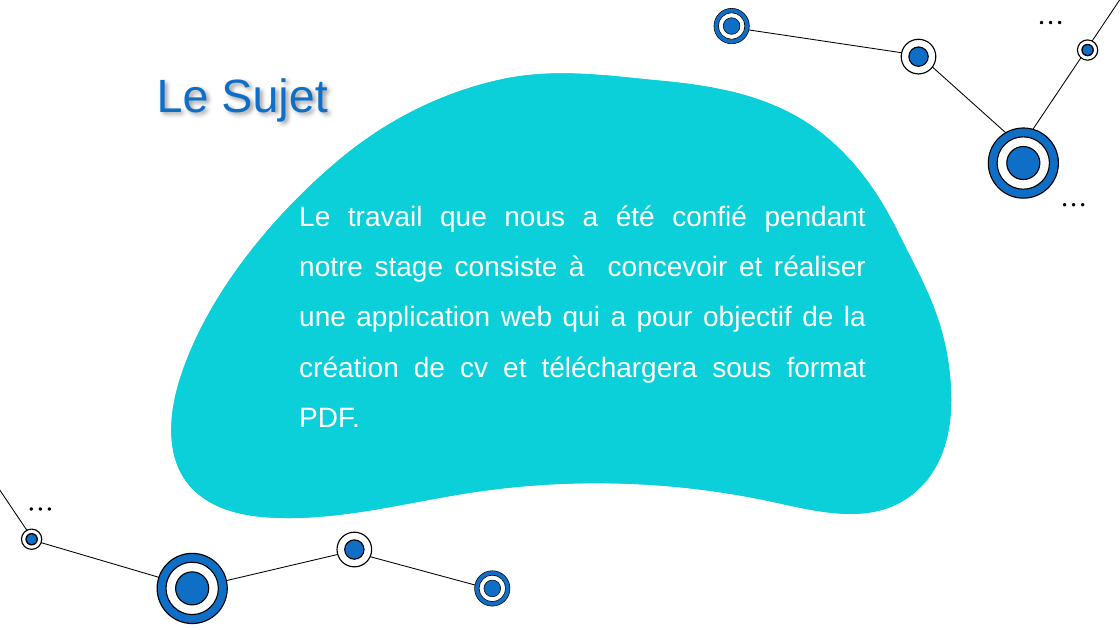
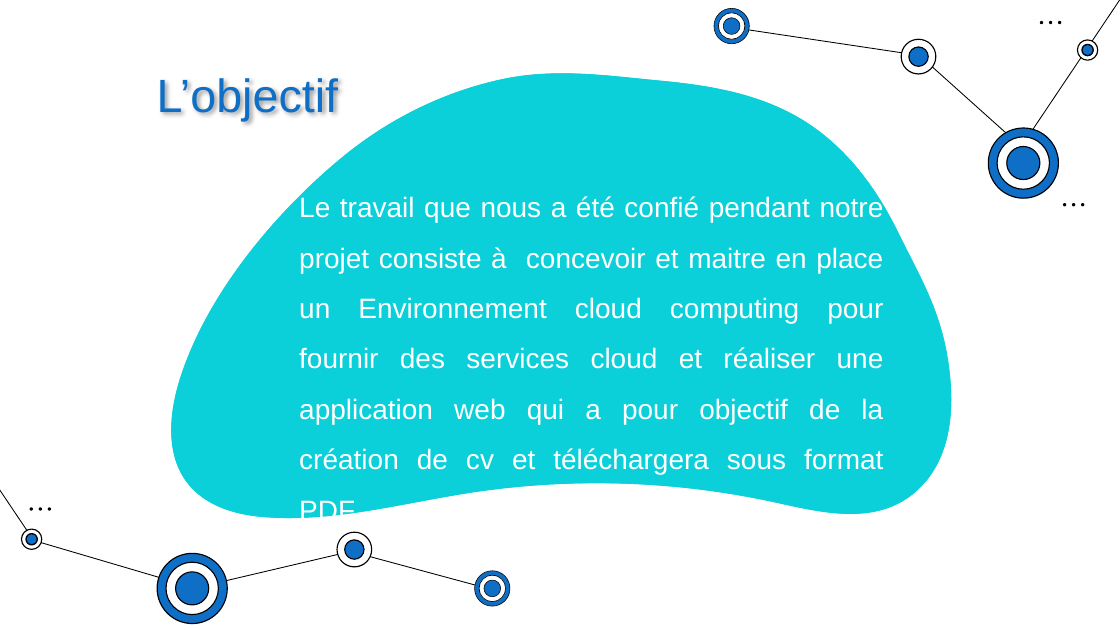
Before and after one commit to muhamedoufi/rapport-cloud, a slide deck: slide 5 of Presentation_cv.pptx (slide 11 before the commit). Drawn at 1120x630 pixels with LibreOffice and Linux fonts; fonts in the diff are those of the drawing. Boxes give left, top, right and bottom in pixels: in the first picture for what was removed or moved away, otherwise in the second. Text is boxed around its words. In the diff, an @@ line names an element or a change of style, - is before the commit and + after.

```diff
--- a/Presentation_cv.pptx
+++ b/Presentation_cv.pptx
@@ text at <box>157,78,338,121</box>: text changed @@
-Le Sujet
+L’objectif
@@ subtitle at <box>299,195,884,525</box>: text changed @@
-Le travail que nous a été confié pendant notre stage consiste à concevoir et réaliser une application web qui a pour objectif de la création de cv et téléchargera sous format PDF.
+Le travail que nous a été confié pendant notre projet consiste à concevoir et maitre en place un Environnement cloud computing pour fournir des services cloud et réaliser une application web qui a pour objectif de la création de cv et téléchargera sous format PDF.
```
Also in this commit, not shown: 8 other slides changed, 9 slides added, 5 slides removed, 1 other file.
